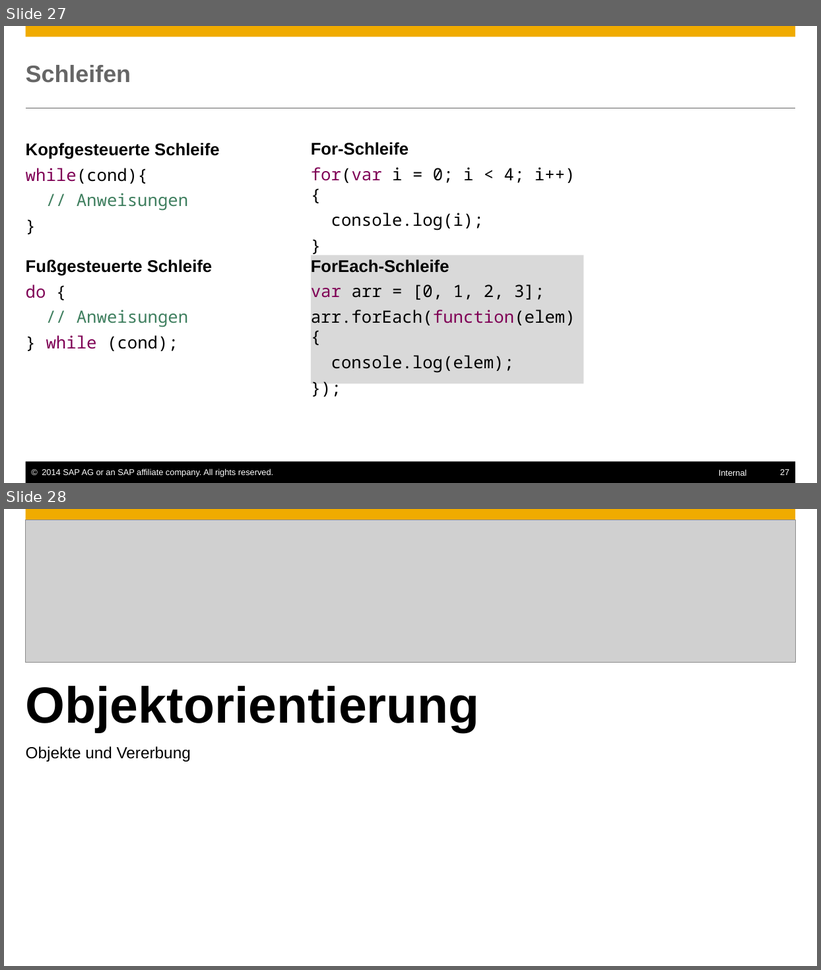
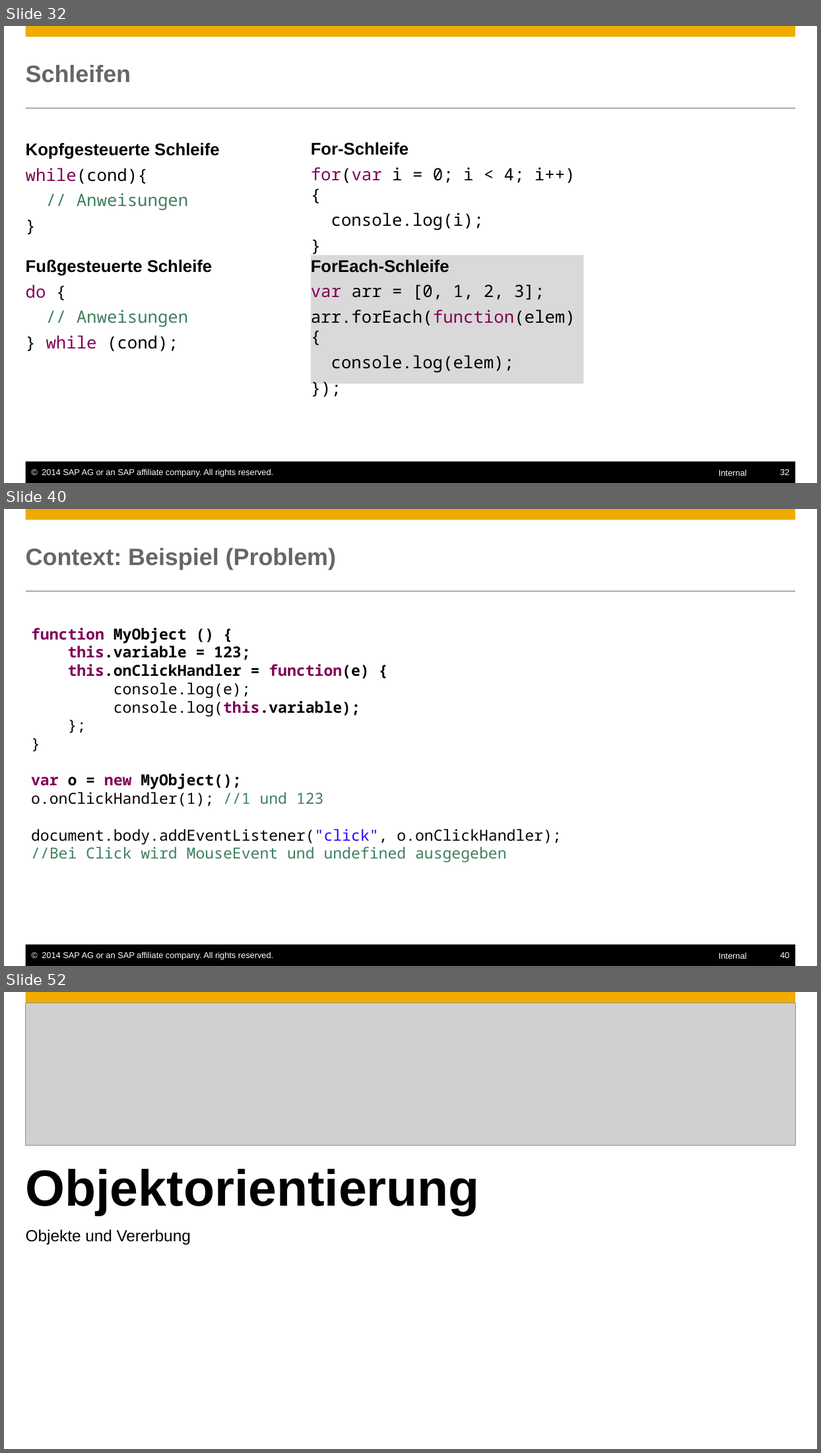
Before and after one commit to ofrendo/JSCrossCourse, a slide deck: JSCrosscourse.pptx. Shown one above the other, each under a label of ours: slides 27 and 28 before the commit, slides 32, 40 and 52 after it; the slides between them are not shown. The pictures are 821x970 and 821x1453 pixels, drawn with LibreOffice and Linux fonts; fonts in the diff are those of the drawing; grey boxes stand for pictures; background and template pictures are left out. Boxes give left, top, right and bottom in pixels: in the first picture for what was removed or moved away, otherwise in the second. Text is boxed around its words. In the diff, an @@ line names an element or a change of style, - is before the commit and + after.

```diff
--- a/JSCrosscourse.pptx
+++ b/JSCrosscourse.pptx
@@ slide 40 added at (4,509,817,966), background #FFFFFF; not listed: 6 template elements that a slide beside it also shows @@
@@ title added at (26,548,336,570), 28 pt, text #666666, bold @@
+Context: Beispiel (Problem)
@@ text added at (31,628,561,863), 18 pt, text #000000 @@
+function MyObject () {
+this.variable = 123;
+this.onClickHandler = function(e) {
+console.log(e);
+console.log(this.variable);
+};
+}
+var o = new MyObject();
+o.onClickHandler(1); //1 und 123
+document.body.addEventListener("click", o.onClickHandler);
+//Bei Click wird MouseEvent und undefined ausgegeben
@@ what was slide 27 is now slide 32 @@
@@ page number at (780,470,789,475): text changed @@
-27
+32
@@ what was slide 28 is now slide 52 @@
```
Also in this commit, not shown: 1 slide changed, 23 other slides added, 1 other file.
